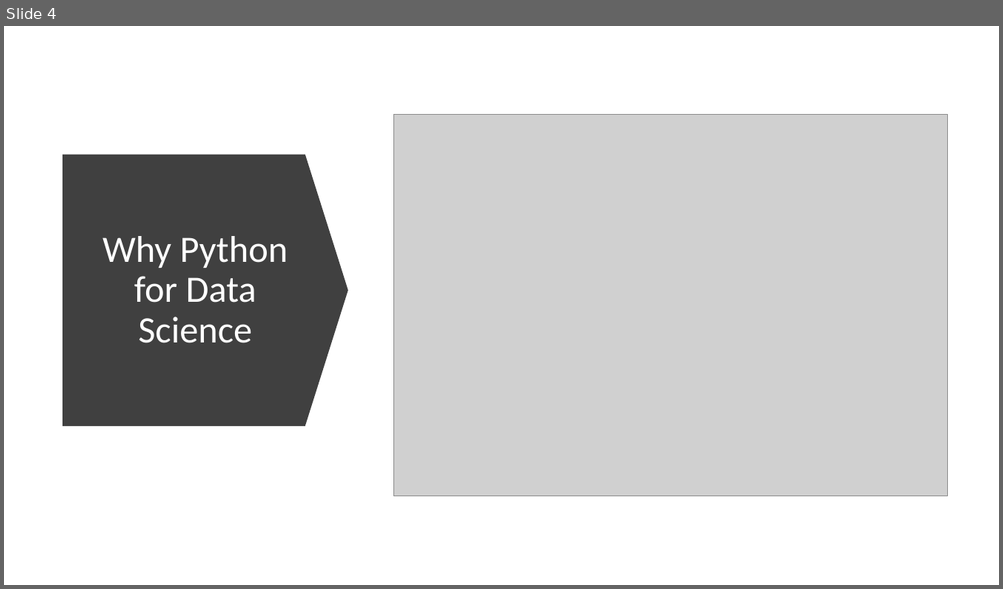
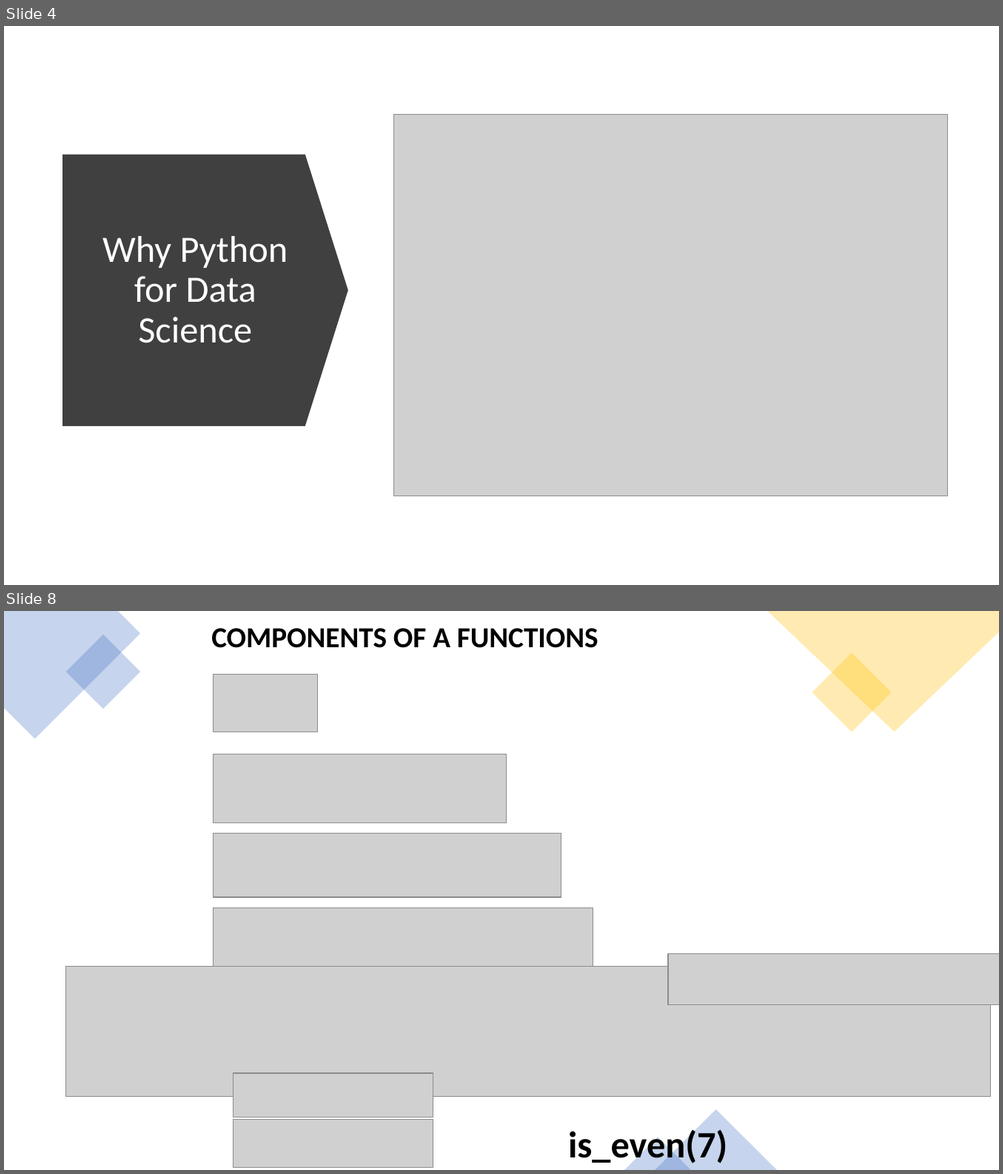
Before and after one commit to Abhiraju007/Data-Analyst, a slide deck: Python/Python.pptx. Shown one above the other, each under a label of ours: slide 4 before the commit, slides 4 and 8 after it; the slides between them are not shown. The pictures are 1003x589 and 1003x1174 pixels, drawn with LibreOffice and Linux fonts; fonts in the diff are those of the drawing; grey boxes stand for pictures. Boxes give left, top, right and bottom in pixels: in the first picture for what was removed or moved away, otherwise in the second. Text is boxed around its words. In the diff, an @@ line names an element or a change of style, - is before the commit and + after.

```diff
--- a/Python/Python.pptx
+++ b/Python/Python.pptx
@@ slide 8 added at bbox=[4, 611, 999, 1170], background #FFFFFF @@
@@ freeform shape added at bbox=[4, 611, 141, 739], fill #4472C4 at 30% opacity @@
@@ text added at bbox=[211, 628, 598, 648], 28 pt, text #000000, bold @@
+COMPONENTS OF A FUNCTIONS
@@ freeform shape added at bbox=[767, 611, 999, 732], fill #FFC000 at 30% opacity @@
@@ rectangle added at bbox=[66, 635, 141, 709], fill #4472C4 at 30% opacity @@
@@ rectangle added at bbox=[811, 653, 891, 732], fill #FFC000 at 30% opacity @@
@@ picture added at bbox=[213, 675, 318, 732] @@
@@ picture added at bbox=[213, 755, 507, 823] @@
@@ picture added at bbox=[213, 834, 561, 897] @@
@@ picture added at bbox=[213, 908, 593, 971] @@
@@ picture added at bbox=[668, 954, 999, 1005] @@
@@ picture added at bbox=[66, 967, 990, 1097] @@
@@ picture added at bbox=[233, 1073, 433, 1118] @@
@@ picture added at bbox=[233, 1120, 433, 1168] @@
@@ triangle added at bbox=[654, 1111, 777, 1170], fill #4472C4 at 30% opacity @@
@@ text added at bbox=[568, 1128, 727, 1167], 36 pt, text #000000, bold @@
+is_even(7)
@@ triangle added at bbox=[625, 1138, 691, 1170], fill #4472C4 at 30% opacity @@
```
Also in this commit, not shown: 4 other slides added, 5 slides removed.
